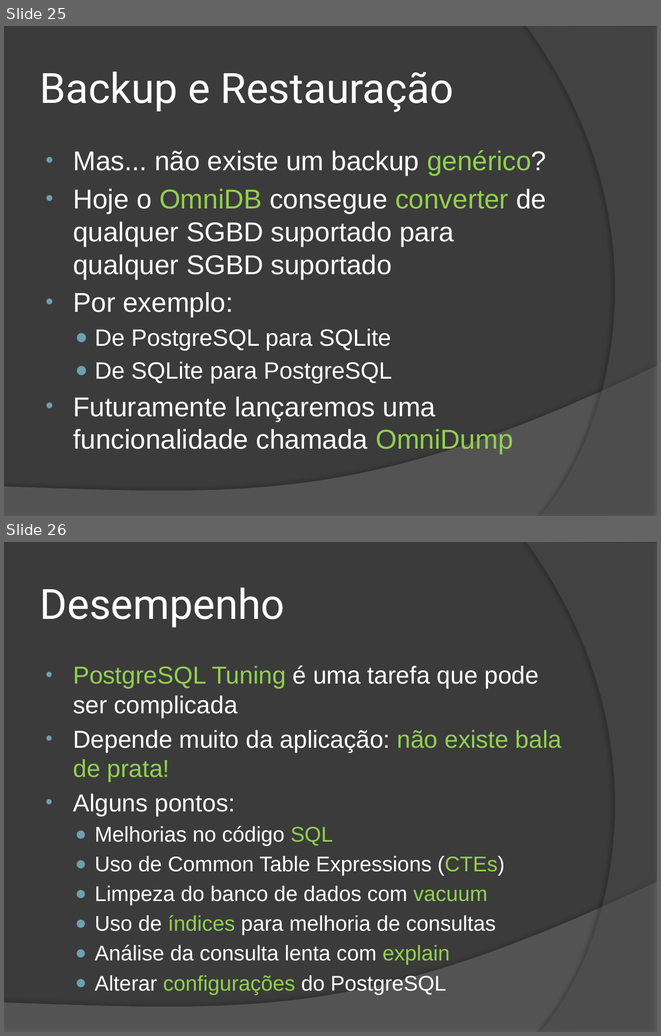
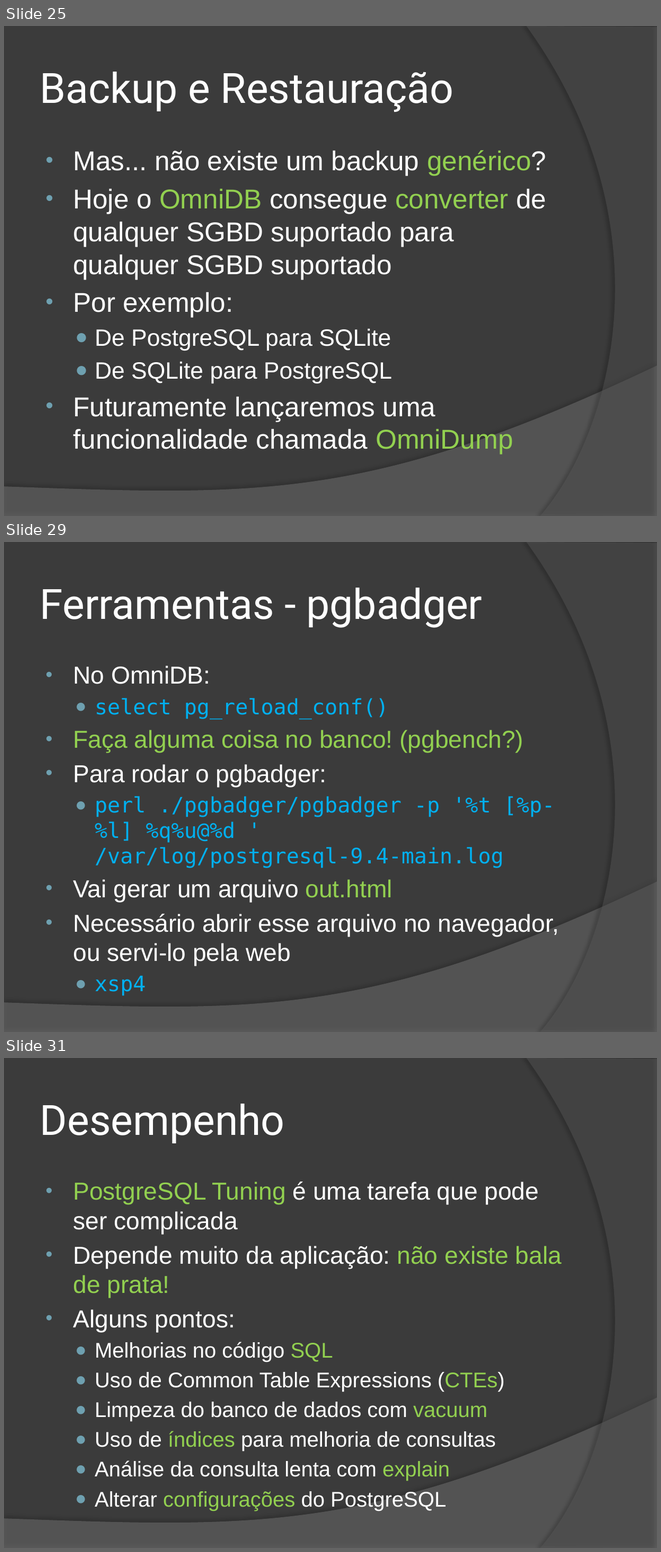
Before and after one commit to wind39/wind39.github.io, a slide deck: curso/modulo3capitulo5.pptx. Shown one above the other, each under a label of ours: slides 25 and 26 before the commit, slides 25, 29 and 31 after it; the slides between them are not shown. The pictures are 661x1036 and 661x1552 pixels, drawn with LibreOffice and Linux fonts; fonts in the diff are those of the drawing. Boxes give left, top, right and bottom in pixels: in the first picture for what was removed or moved away, otherwise in the second. Text is boxed around its words. In the diff, an @@ line names an element or a change of style, - is before the commit and + after.

```diff
--- a/curso/modulo3capitulo5.pptx
+++ b/curso/modulo3capitulo5.pptx
@@ slide 29 added at bbox=[4, 542, 657, 1032], background #3B3B3B; not listed: 2 template elements that a slide beside it also shows @@
@@ title added at bbox=[40, 588, 483, 628], 46 pt, text #FFFFFF @@
+Ferramentas - pgbadger
@@ text added at bbox=[73, 665, 559, 966], 27 pt, text #00B0F0 @@
+• No OmniDB:
+  ● select pg_reload_conf()
+• Faça alguma coisa no banco! (pgbench?)
+• Para rodar o pgbadger:
+  ● perl ./pgbadger/pgbadger -p '%t [%p-%l] %q%u@%d ' /var/log/postgresql-9.4-main.log
+• Vai gerar um arquivo out.html
+• Necessário abrir esse arquivo no navegador, ou servi-lo pela web
+  ● xsp4
@@ what was slide 26 is now slide 31 @@
```
Also in this commit, not shown: 2 slides changed, 4 other slides added, 3 other files.
